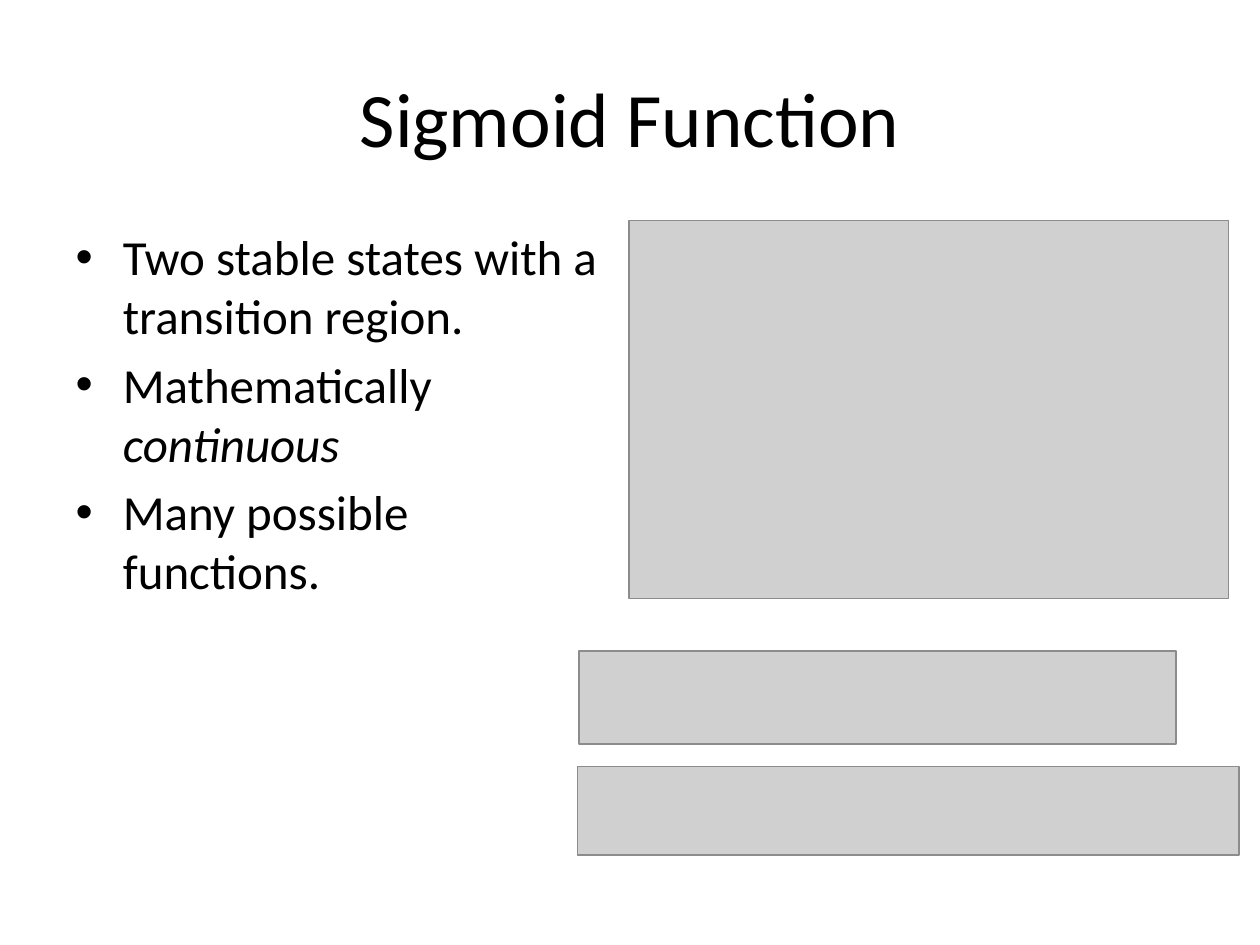
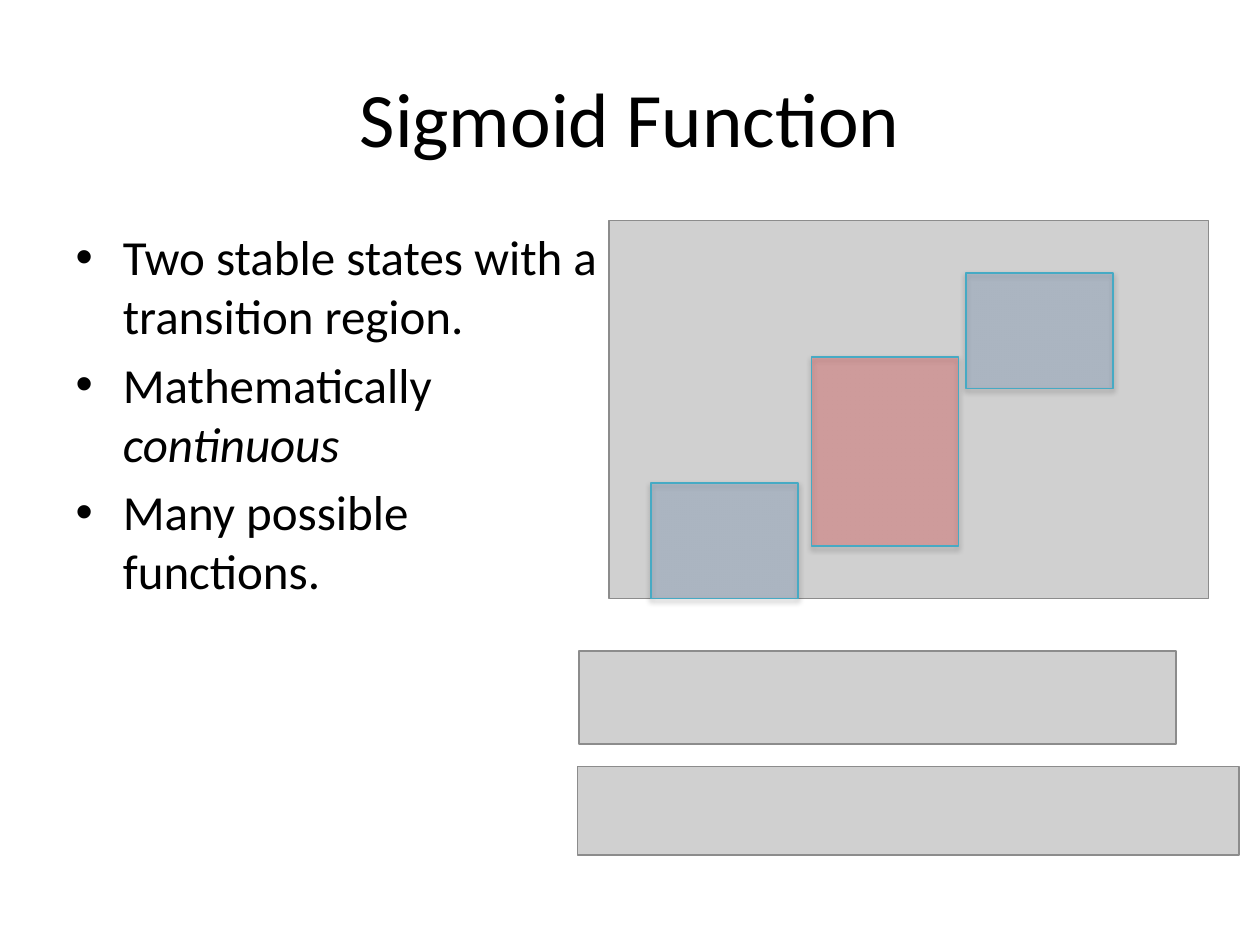
Before and after one commit to edvelezg/unb-nn, a slide deck: slide 10 of Neural Networks.pptx. Drawn at 1260x945 pixels with LibreOffice and Linux fonts; fonts in the diff are those of the drawing; grey boxes stand for pictures. Boxes give left, top, right and bottom in pixels: in the first picture for what was removed or moved away, otherwise in the second. Text is boxed around its words. In the diff, an @@ line names an element or a change of style, - is before the commit and + after.

```diff
--- a/Neural Networks.pptx
+++ b/Neural Networks.pptx
@@ picture: place and size @@
-picture at (629,220,1228,598)
+picture at (609,220,1208,598)
@@ rectangle added at (966,273,1114,389), fill #4F81BD at 20% opacity, outline #46AAC5 0.75 pt @@
@@ rectangle added at (811,357,959,546), fill #FF0000 at 20% opacity, outline #46AAC5 0.75 pt @@
@@ rectangle added at (651,483,799,598), fill #4F81BD at 20% opacity, outline #46AAC5 0.75 pt @@
```
Also in this commit, not shown: 6 other slides changed, 1 slide added, 1 slide removed.
